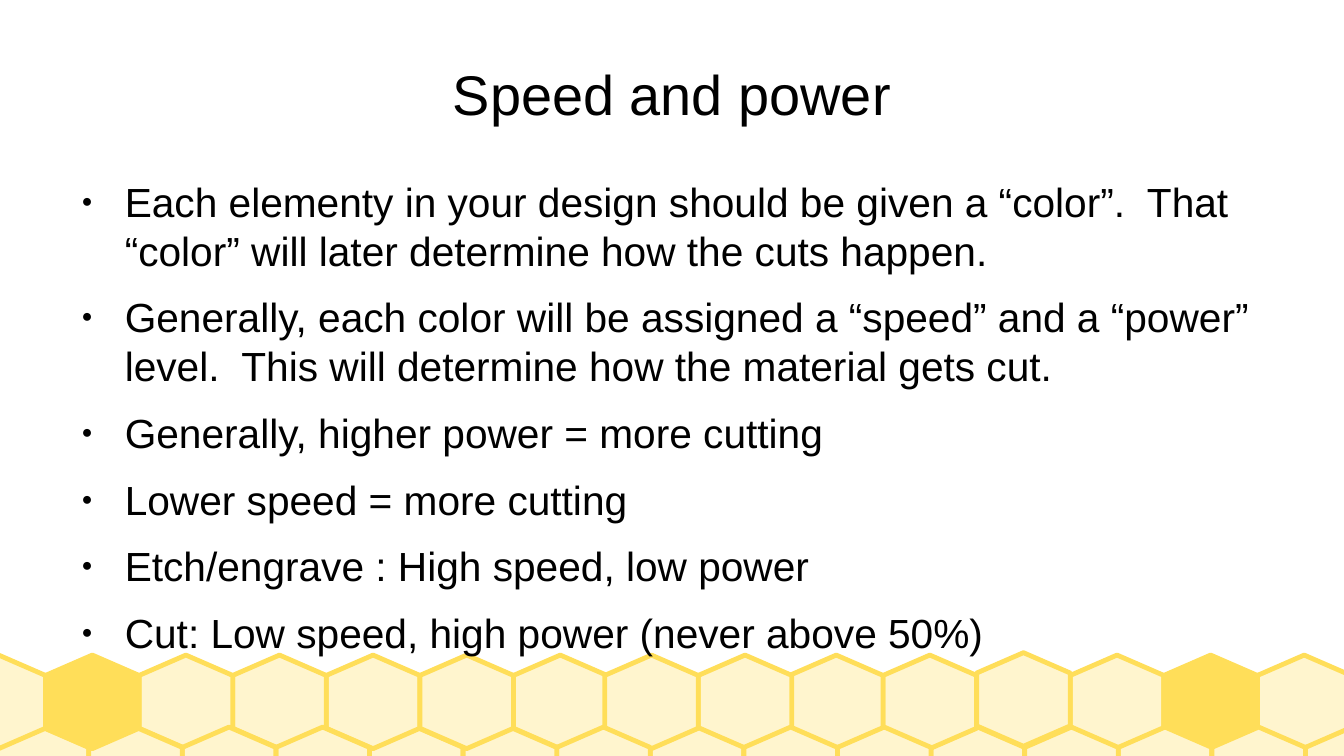
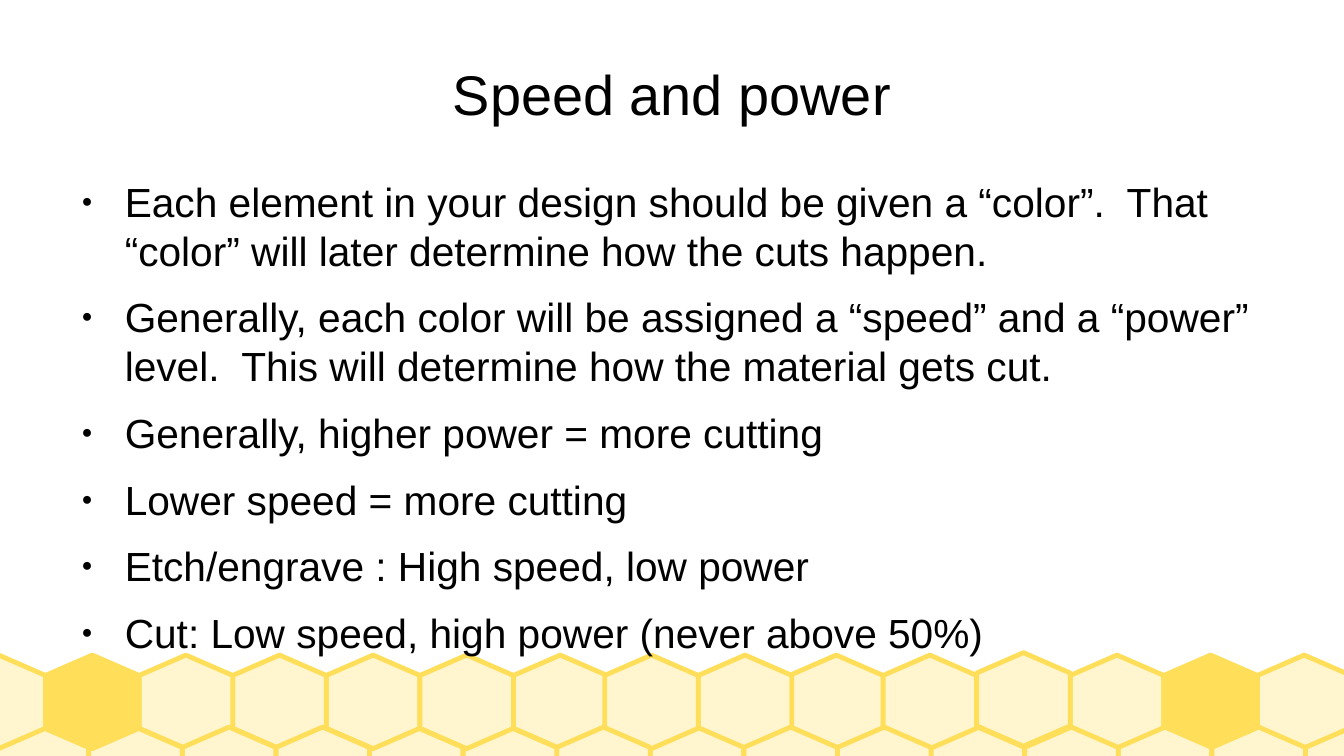
Before and after one commit to jarney/SparkStudioSalem-IndustrialLaserCutters, a slide deck: slide 24 of Training-GeneralPublic.odp (slide 19 before the commit). Drawn at 1344x756 pixels with LibreOffice and Linux fonts; fonts in the diff are those of the drawing. Boxes give left, top, right and bottom in pixels: in the first picture for what was removed or moved away, otherwise in the second. Text is boxed around its words. In the diff, an @@ line names an element or a change of style, - is before the commit and + after.

```diff
--- a/Training-GeneralPublic.odp
+++ b/Training-GeneralPublic.odp
@@ text at box(125, 187, 1208, 273): text changed @@
-● Each elementy in your design should be given a “color”. That “color” will later determine how the cuts happen.
+● Each element in your design should be given a “color”. That “color” will later determine how the cuts happen.
```
Also in this commit, not shown: 12 other slides changed, 6 slides added, 1 slide removed, 3 other files.
